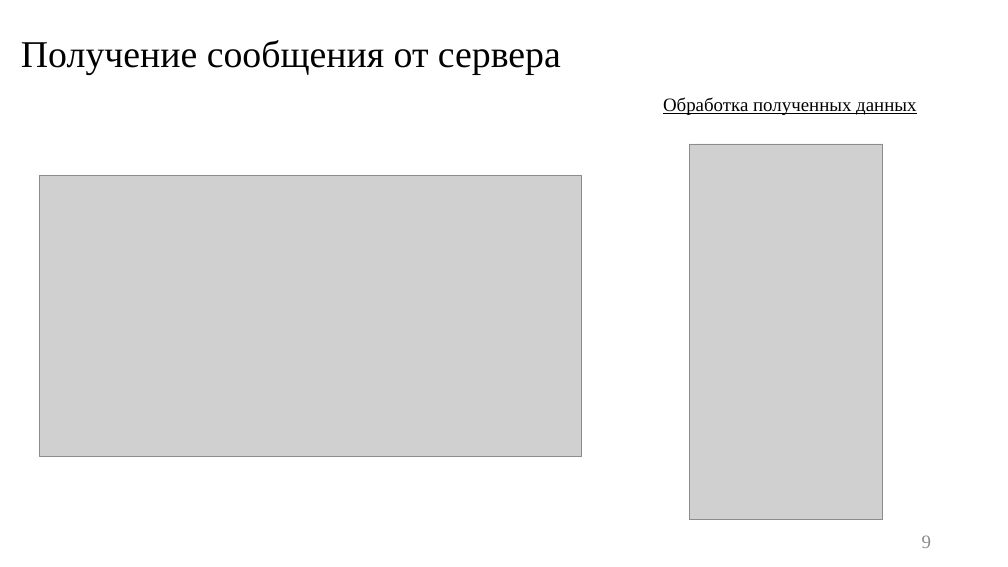
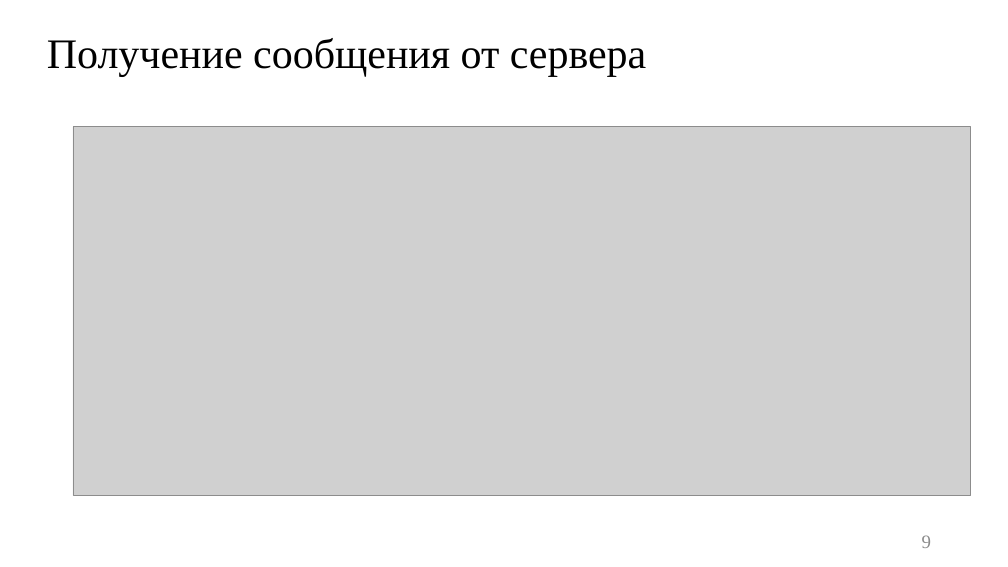
Before and after one commit to platosha-git/Diplom-theory, a slide deck: slide 9 of Презентация.pptx. Drawn at 1008x567 pixels with LibreOffice and Linux fonts; fonts in the diff are those of the drawing; grey boxes stand for pictures. Boxes give left, top, right and bottom in pixels: in the first picture for what was removed or moved away, otherwise in the second. Text is boxed around its words. In the diff, an @@ line names an element or a change of style, - is before the commit and + after.

```diff
--- a/Презентация.pptx
+++ b/Презентация.pptx
@@ title "Получение сообщения от сервера": place and size @@
-title "Получение сообщения от сервера" at <box>21,40,561,74</box>
+title "Получение сообщения от сервера" at <box>47,38,646,76</box>
@@ title "Получение сообщения от сервера" at <box>47,38,646,76</box>: size 36 to 40 pt @@
@@ text removed at <box>663,97,916,115</box> @@
-Обработка полученных данных
@@ picture added at <box>73,127,970,496</box> @@
@@ picture removed at <box>690,144,882,520</box> @@
@@ picture removed at <box>40,176,582,457</box> @@
```
Also in this commit, not shown: 5 other slides changed, 18 other files.
